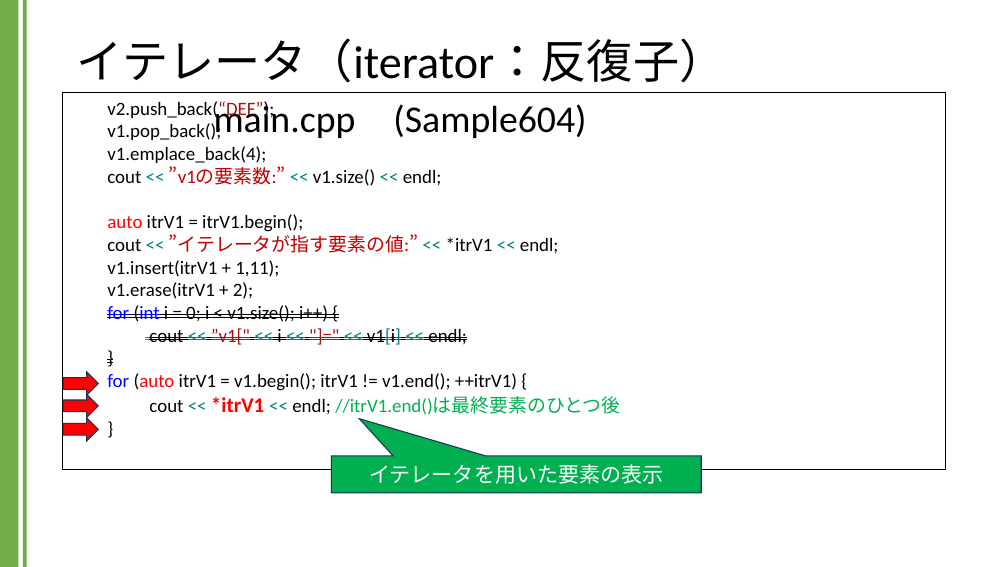
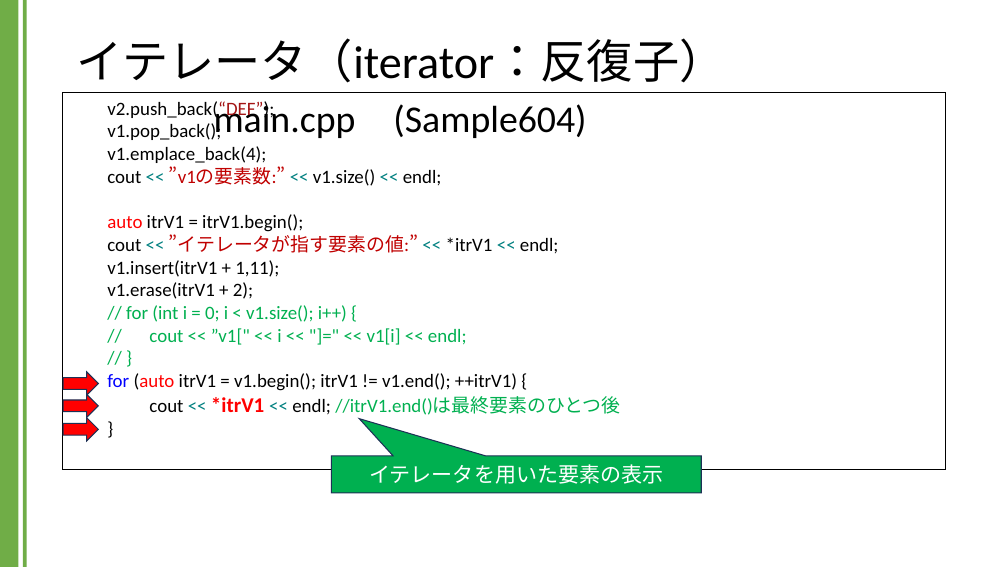
Before and after one commit to kic-murata/cpp2024, a slide deck: slide 24 of 授業資料/講義資料：Vectorクラス.pptx. Drawn at 1008x567 pixels with LibreOffice and Linux fonts; fonts in the diff are those of the drawing. Boxes give left, top, right and bottom in pixels: in the first picture for what was removed or moved away, otherwise in the second. Text is boxed around its words. In the diff, an @@ line names an element or a change of style, - is before the commit and + after.

```diff
--- a/授業資料/講義資料：Vectorクラス.pptx
+++ b/授業資料/講義資料：Vectorクラス.pptx
@@ text in rectangle at [126, 305, 467, 345]: text changed; text colour #000000 to #00B050 @@
-for (int i = 0; i < v1.size(); i++) {
-cout << ”v1[" << i << "]=" << v1[i] << endl;
-}
+// for (int i = 0; i < v1.size(); i++) {
+// cout << ”v1[" << i << "]=" << v1[i] << endl;
+// }
```
Also in this commit, not shown: 9 other slides changed, 1 other file.
